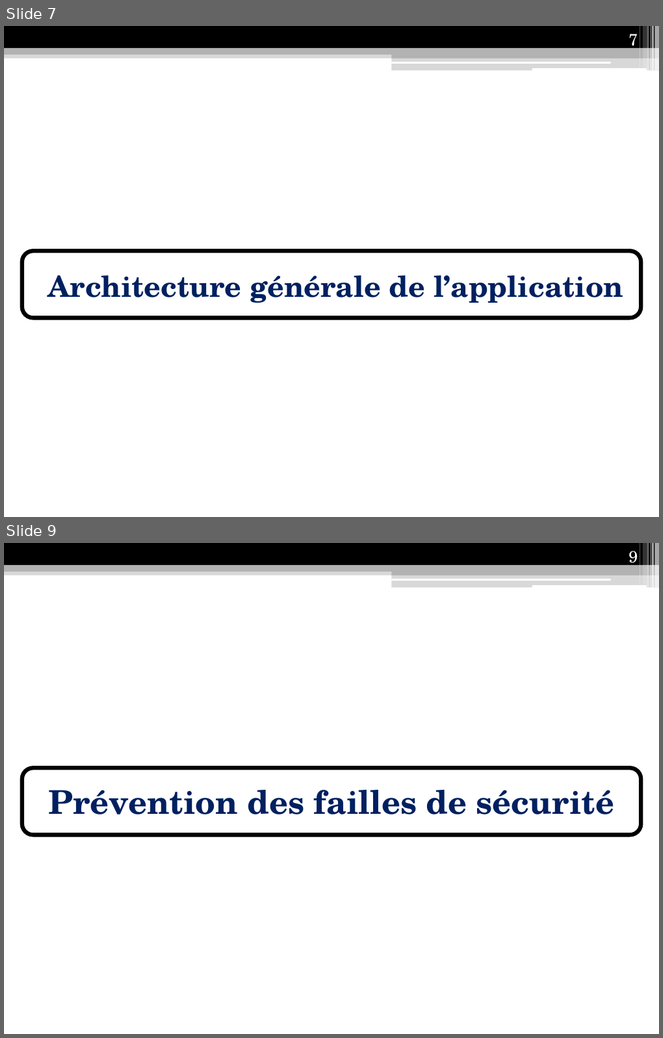
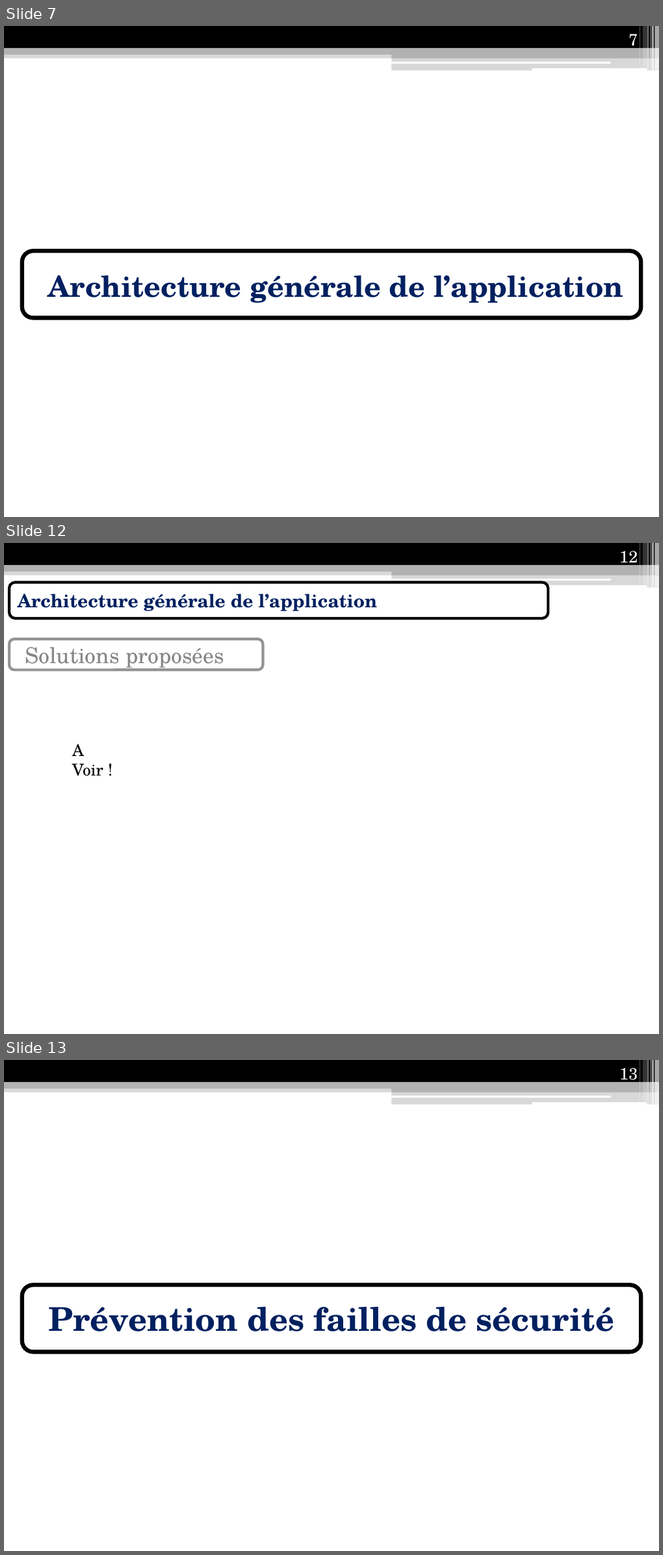
Before and after one commit to Anicky/Strangers-Phonegap, a slide deck: présentation/Présentation IF26.pptx. Shown one above the other, each under a label of ours: slides 7 and 9 before the commit, slides 7, 12 and 13 after it; the slides between them are not shown. The pictures are 663x1038 and 663x1555 pixels, drawn with LibreOffice and Linux fonts; fonts in the diff are those of the drawing. Boxes give left, top, right and bottom in pixels: in the first picture for what was removed or moved away, otherwise in the second. Text is boxed around its words. In the diff, an @@ line names an element or a change of style, - is before the commit and + after.

```diff
--- a/présentation/Présentation IF26.pptx
+++ b/présentation/Présentation IF26.pptx
@@ slide 12 added at [4, 543, 659, 1034], background #FFFFFF; not listed: 13 template elements that a slide beside it also shows @@
@@ page number added at [620, 551, 638, 568], 18 pt, text #FFFFFF @@
+12
@@ rounded rectangle added at [9, 582, 549, 618], fill #FFFFFF, outline #000000 3 pt, 20 pt, text #002060, bold @@
+Architecture générale de l’application
@@ rounded rectangle added at [9, 639, 263, 670], fill #FFFFFF, outline #949494 3 pt, 24 pt, text #858585 @@
+Solutions proposées
@@ text added at [72, 744, 103, 776], 18 pt, text #000000 @@
+A Voir !
@@ what was slide 9 is now slide 13 @@
@@ page number at [620, 1068, 638, 1085]: text changed @@
-9
+13
```
Also in this commit, not shown: 4 slides changed, 5 other slides added, 2 slides removed.
